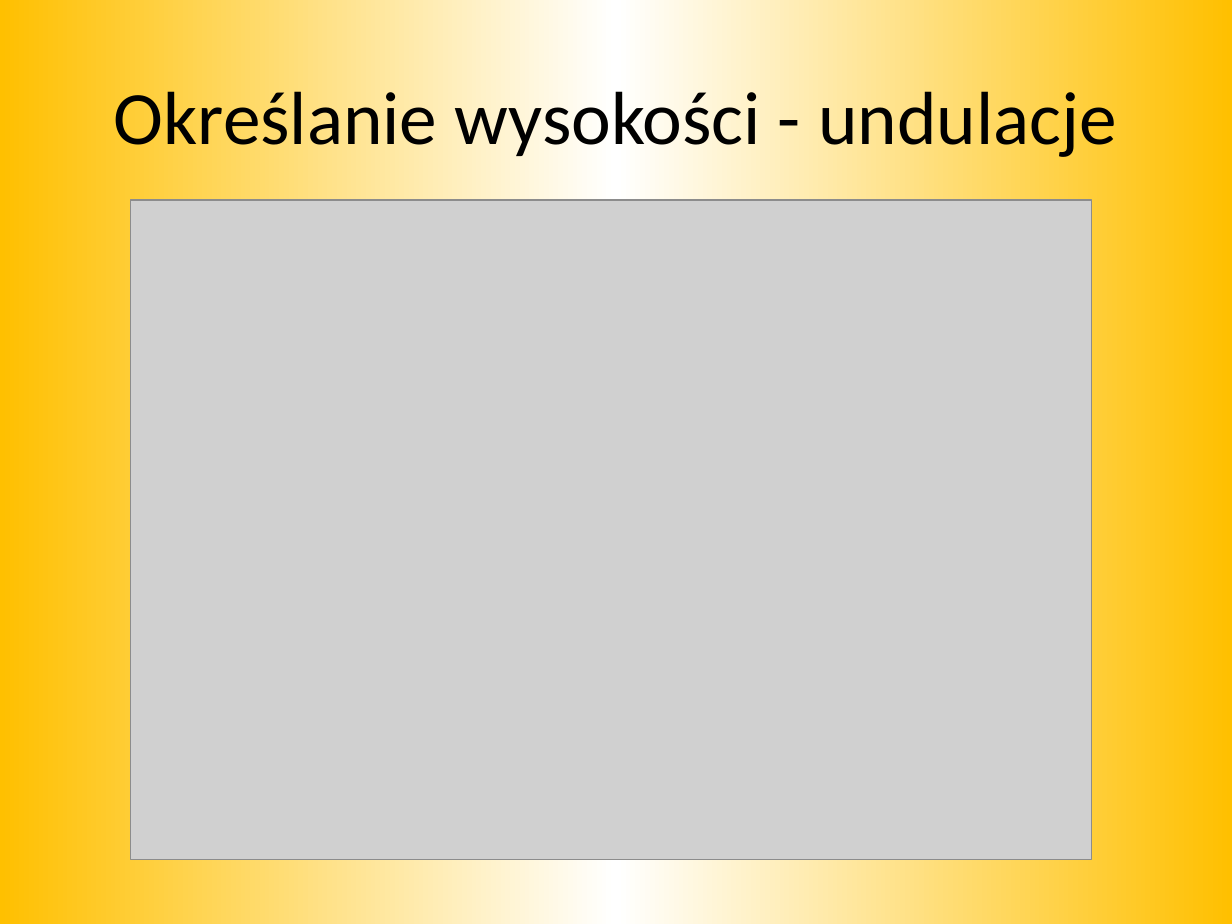
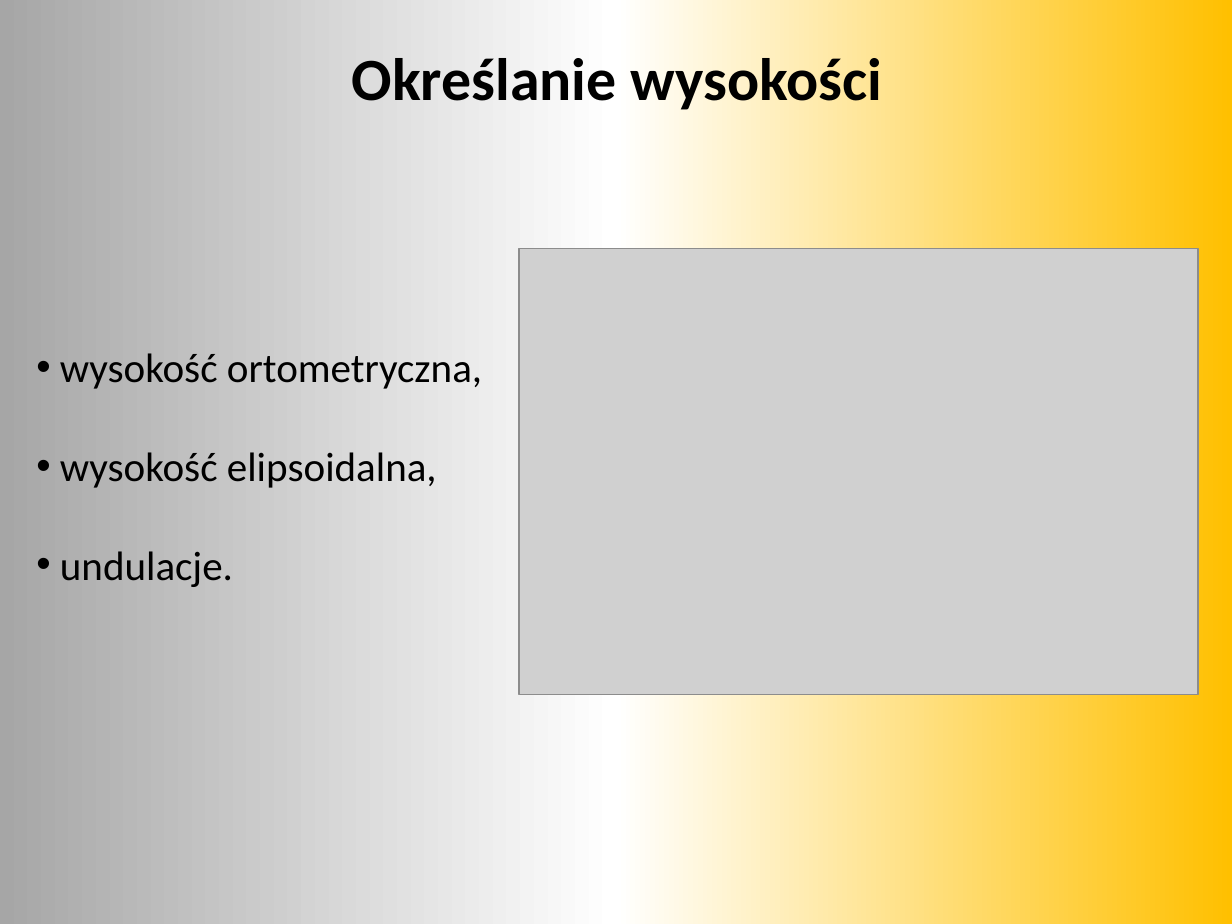
Before and after one commit to mkapiczy/DronVision, a slide deck: slide 6 of Dokumenty/Obrona/Prezentacja.pptx (slide 7 before the commit). Drawn at 1232x924 pixels with LibreOffice and Linux fonts; fonts in the diff are those of the drawing; grey boxes stand for pictures. Boxes give left, top, right and bottom in pixels: in the first picture for what was removed or moved away, otherwise in the second. Text is boxed around its words. In the diff, an @@ line names an element or a change of style, - is before the commit and + after.

```diff
--- a/Dokumenty/Obrona/Prezentacja.pptx
+++ b/Dokumenty/Obrona/Prezentacja.pptx
@@ background gradient #FFC000 to #FFFFFF to gradient #A6A6A6 to #FFFFFF to #FFC000 @@
@@ title at (352,51,882,115): text changed; size 44 to 35 pt; bold on @@
-Określanie wysokości - undulacje
+Określanie wysokości
@@ picture: place and size @@
-picture at (131,200,1092,859)
+picture at (519,249,1198,695)
@@ text added at (60,353,482,587), 24 pt, text #000000 @@
+• wysokość ortometryczna,
+• wysokość elipsoidalna,
+• undulacje.
```
Also in this commit, not shown: 16 other slides changed, 10 slides added, 11 slides removed, 4 other files.
